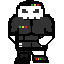
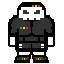
Comparing the layer stacks of the two 64×64 images. Changes:
added layer "StandFrame2 copy #1" above "StandFrame1 copy #1" over [8, 2, 55, 61]
added layer "StandFrame2 copy" above "StandFrame1 copy" over [8, 2, 55, 61]
added layer "StandFrame2" above "StandFrame1" over [8, 2, 55, 61]
renamed "Pasted Layer" to "walkFrame1", hid it, painted on it over [8, 0, 55, 61]
renamed "patientIcon.png copy" to "walkFrame3", hid it, painted on it over [8, 0, 55, 64]
